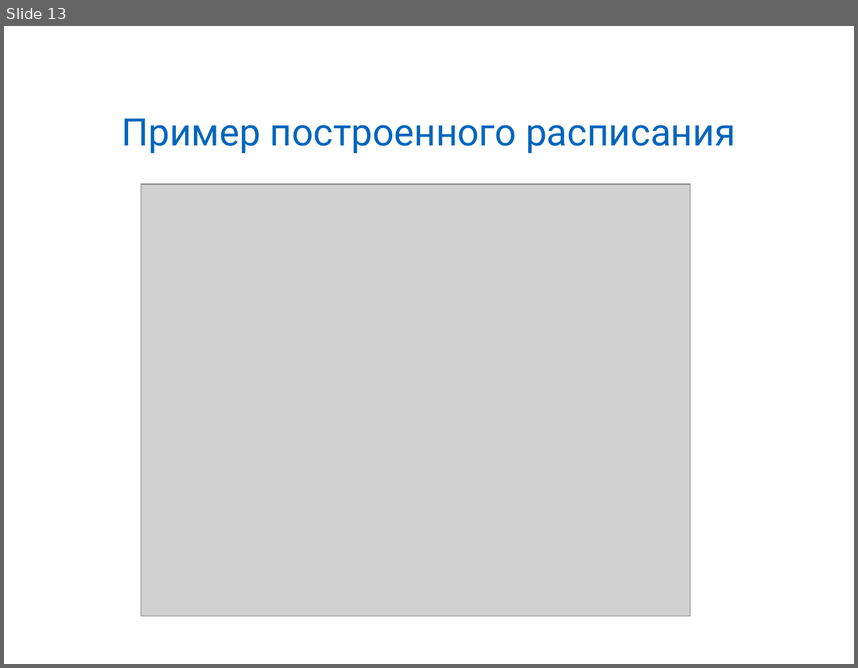
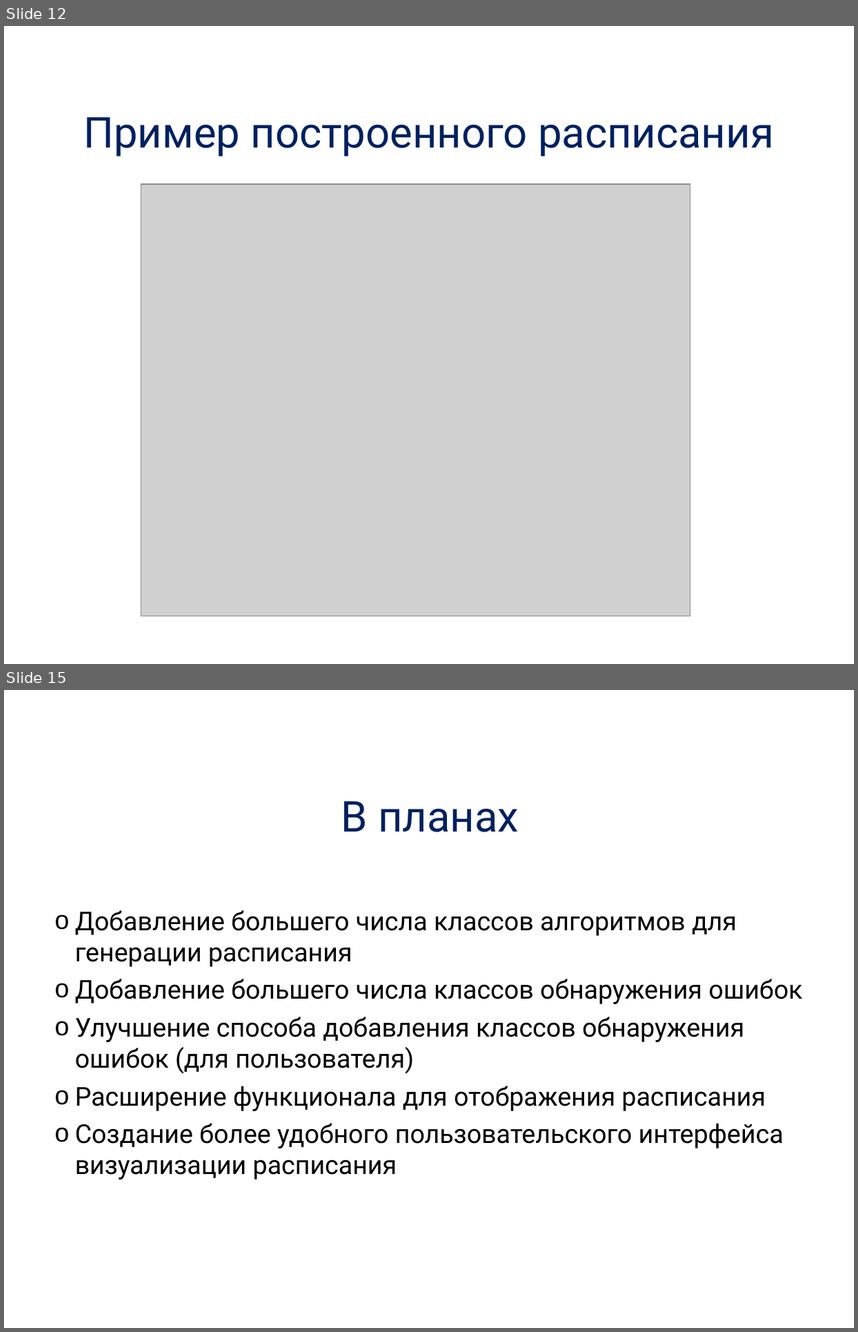
Before and after one commit to alexdegtev/SchedulerTask, a slide deck: Docs/presentation.ppt. Shown one above the other, each under a label of ours: slide 13 before the commit, slides 12 and 15 after it; the slides between them are not shown. The pictures are 858x668 and 858x1332 pixels, drawn with LibreOffice and Linux fonts; fonts in the diff are those of the drawing; grey boxes stand for pictures; background and template pictures are left out. Boxes give left, top, right and bottom in pixels: in the first picture for what was removed or moved away, otherwise in the second. Text is boxed around its words. In the diff, an @@ line names an element or a change of style, - is before the commit and + after.

```diff
--- a/Docs/presentation.ppt
+++ b/Docs/presentation.ppt
@@ slide 15 added at bbox=[4, 690, 854, 1328], background picture (left out) @@
@@ title added at bbox=[341, 801, 519, 832], 36 pt, text #002060 @@
+В планах
@@ text added at bbox=[75, 910, 802, 1179], 22 pt, text #000000 @@
+o Добавление большего числа классов алгоритмов для генерации расписания
+o Добавление большего числа классов обнаружения ошибок
+o Улучшение способа добавления классов обнаружения ошибок (для пользователя)
+o Расширение функционала для отображения расписания
+o Создание более удобного пользовательского интерфейса визуализации расписания
@@ what was slide 13 is now slide 12 @@
@@ slide 12 changed as well @@
@@ title "Пример построенного расписания" at bbox=[83, 117, 774, 156]: size 32 to 36 pt, text colour #0065BD to #002060 @@
```
Also in this commit, not shown: 15 other slides added, 20 slides removed.
